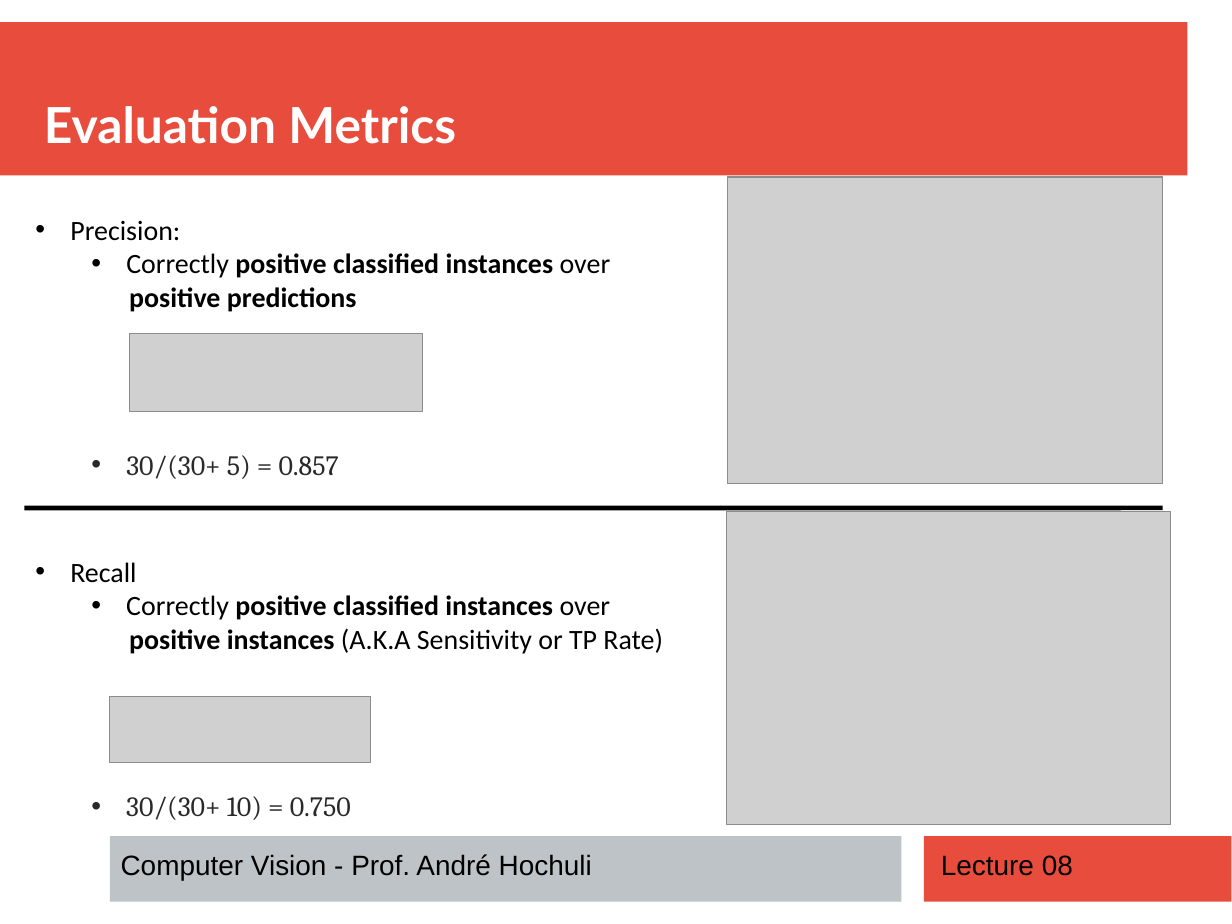
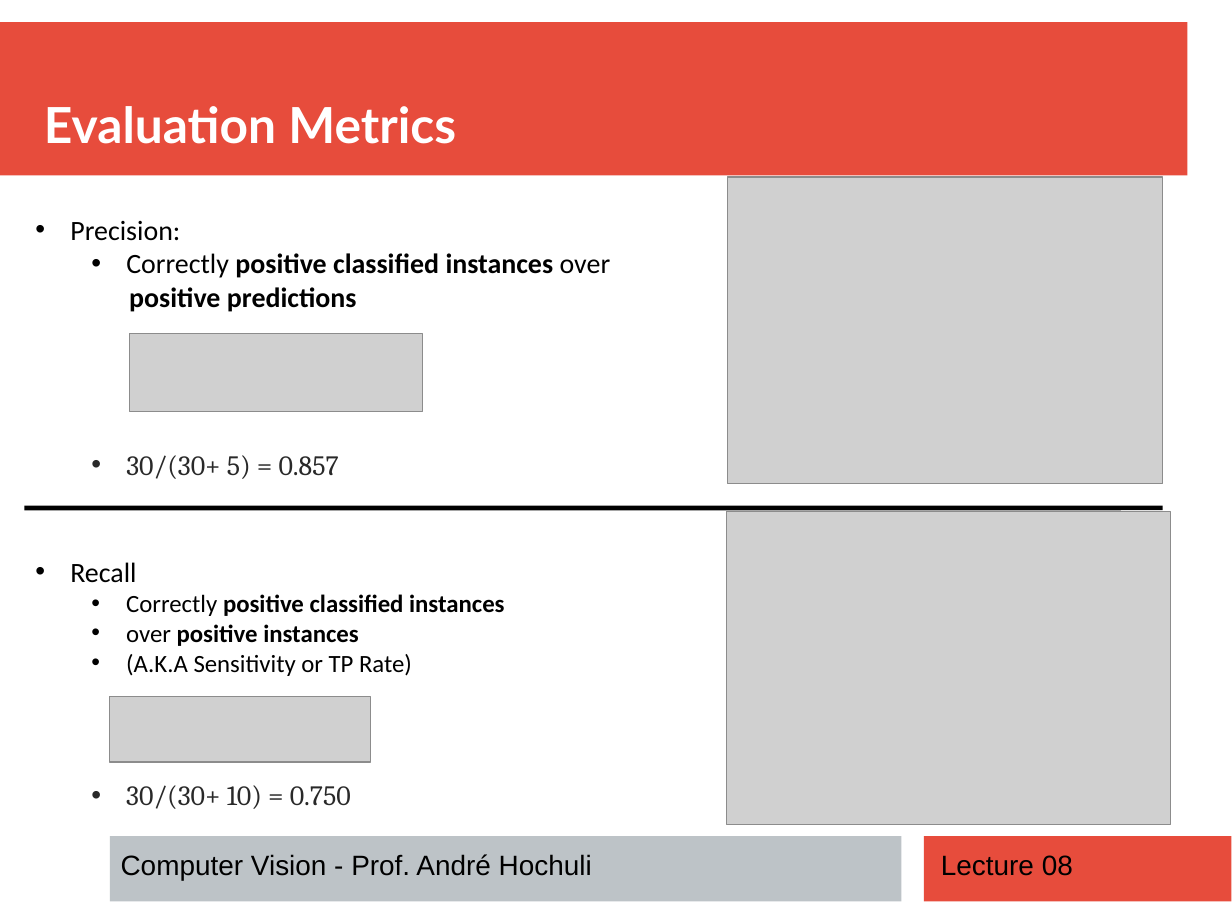
Before and after one commit to andrehochuli/teaching, a slide deck: slide 24 of ComputerVision/Lecture 08 - Classification/Lecture 08 - Classification Models.pptx. Drawn at 1232x924 pixels with LibreOffice and Linux fonts; fonts in the diff are those of the drawing; grey boxes stand for pictures. Boxes give left, top, right and bottom in pixels: in the first picture for what was removed or moved away, otherwise in the second. Text is boxed around its words. In the diff, an @@ line names an element or a change of style, - is before the commit and + after.

```diff
--- a/ComputerVision/Lecture 08 - Classification/Lecture 08 - Classification Models.pptx
+++ b/ComputerVision/Lecture 08 - Classification/Lecture 08 - Classification Models.pptx
@@ text at (x1=126, y1=594, x2=504, y2=676): text changed; size 18 to 16 pt @@
-  • Correctly positive classified instances over
-positive instances (A.K.A Sensitivity or TP Rate)
+  • Correctly positive classified instances
+  • over positive instances
+  • (A.K.A Sensitivity or TP Rate)
```
Also in this commit, not shown: 3 other slides changed, 1 other file.
